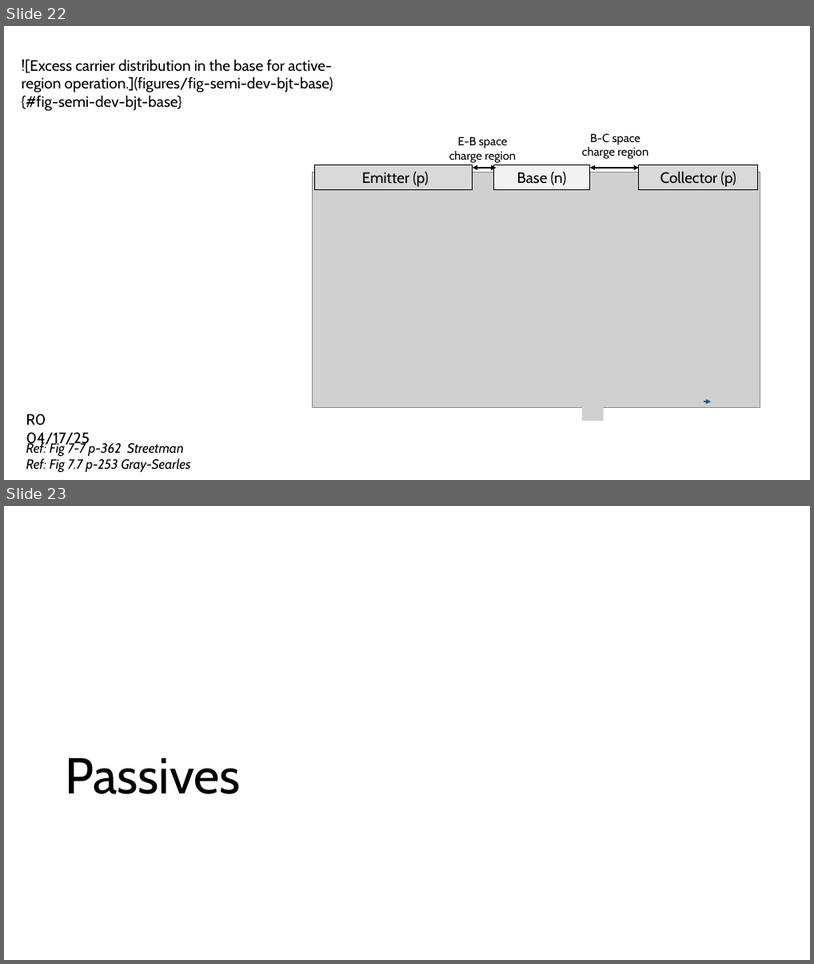
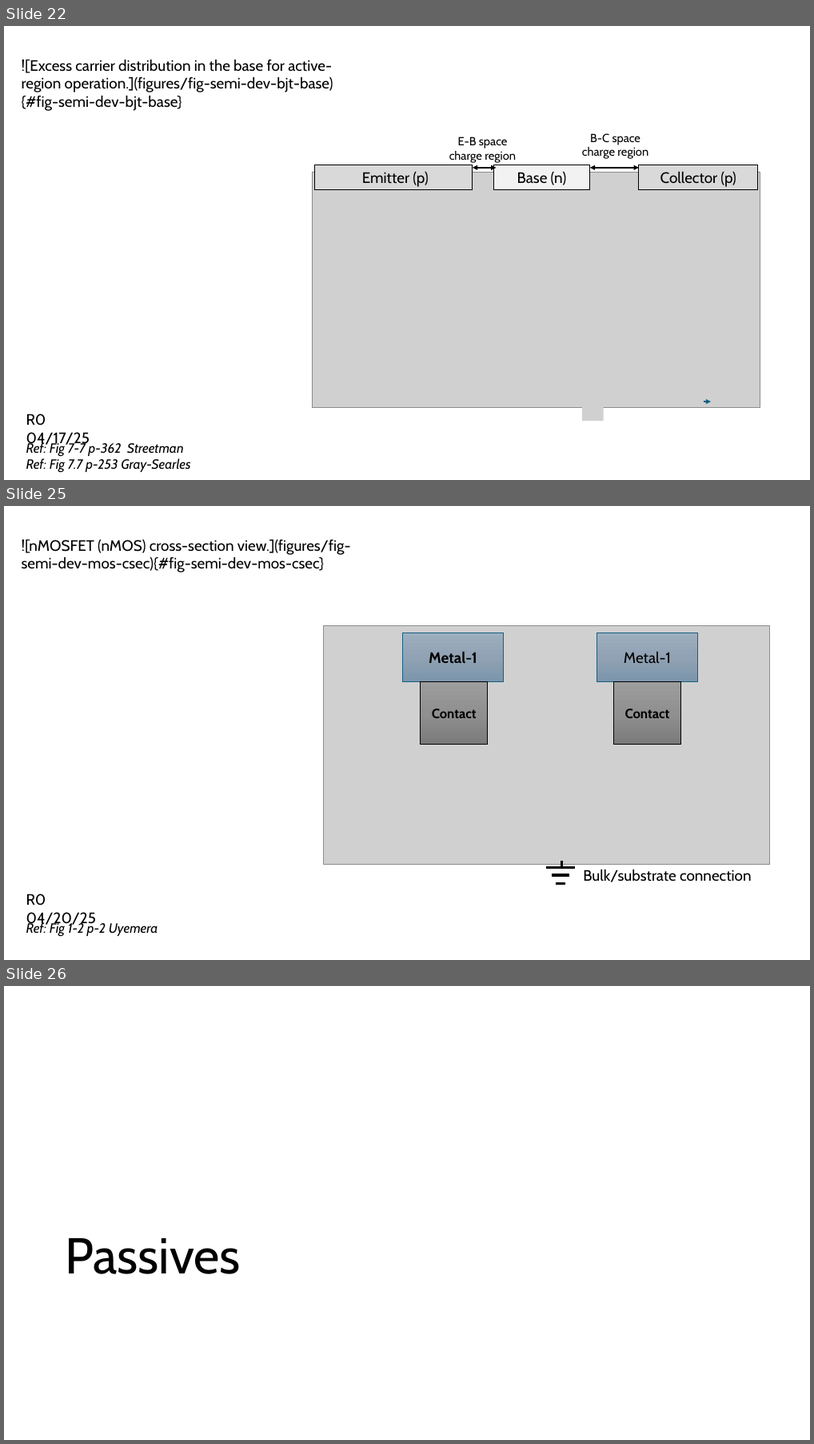
Before and after one commit to mixignal-press/ebook-ice1, a slide deck: figures/fig.pptx. Shown one above the other, each under a label of ours: slides 22 and 23 before the commit, slides 22, 25 and 26 after it; the slides between them are not shown. The pictures are 814x964 and 814x1444 pixels, drawn with LibreOffice and Linux fonts; fonts in the diff are those of the drawing; grey boxes stand for pictures; background and template pictures are left out. Boxes give left, top, right and bottom in pixels: in the first picture for what was removed or moved away, otherwise in the second. Text is boxed around its words. In the diff, an @@ line names an element or a change of style, - is before the commit and + after.

```diff
--- a/figures/fig.pptx
+++ b/figures/fig.pptx
@@ slide 25 added at bbox=[4, 506, 810, 960], background #FFFFFF @@
@@ text added at bbox=[22, 539, 351, 572], 18 pt, text #000000 @@
+![nMOSFET (nMOS) cross-section view.](figures/fig-semi-dev-mos-csec){#fig-semi-dev-mos-csec}
@@ group added at bbox=[323, 626, 770, 883]: 4 rectangles, 4 lines, 1 picture, 1 text @@
+Metal-1
+Metal-1
+Contact
+Contact
+Bulk/substrate connection
@@ text added at bbox=[26, 893, 96, 927], 18 pt, text #000000 @@
+R0 04/20/25
@@ text added at bbox=[26, 921, 158, 936], 16 pt, text #000000, italic @@
+Ref: Fig 1-2 p-2 Uyemera
@@ what was slide 23 is now slide 26 @@
```
Also in this commit, not shown: 2 other slides added, 11 other files.
